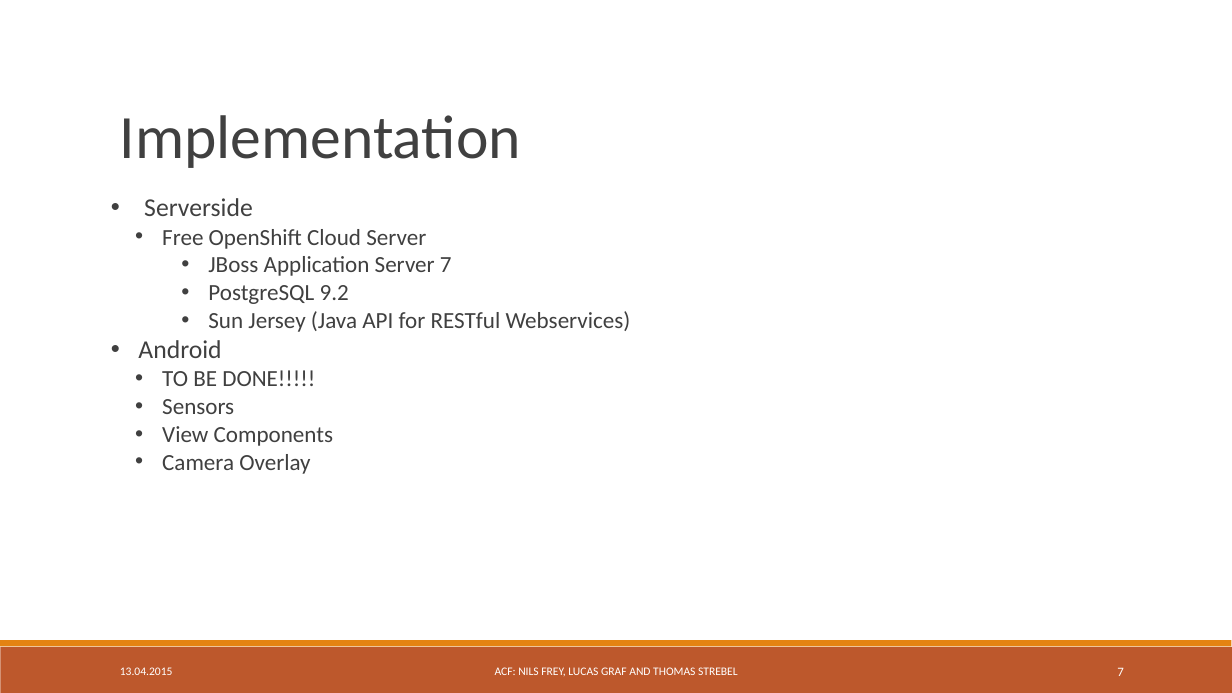
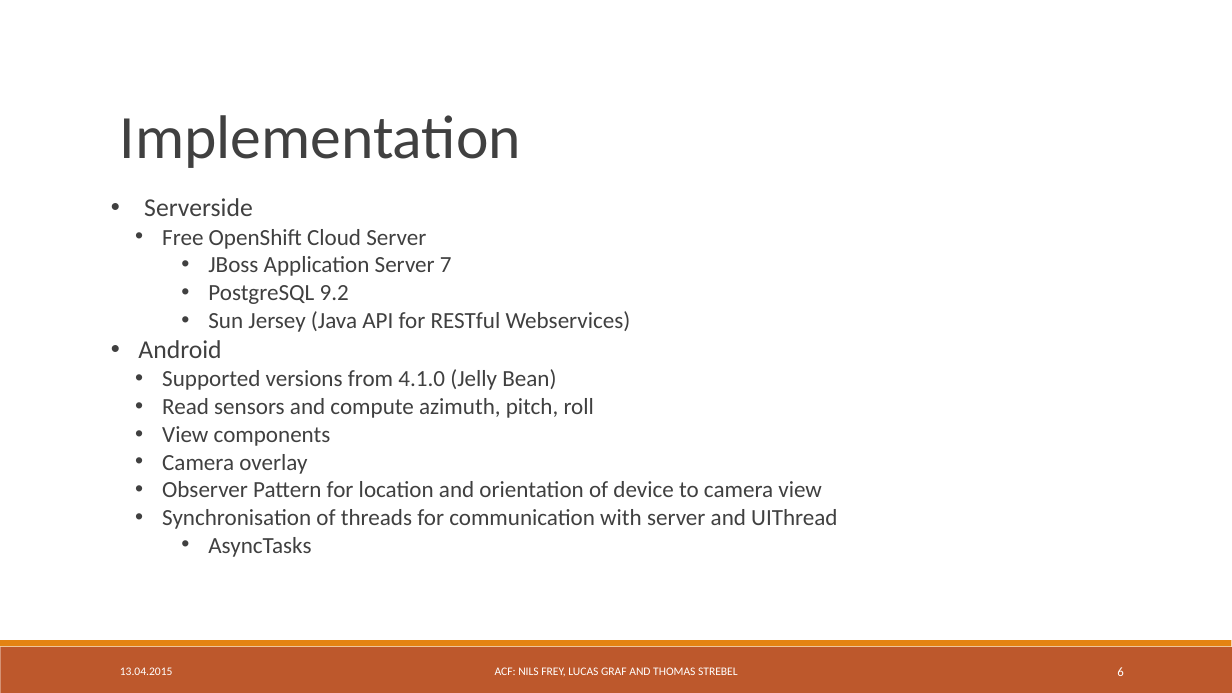
Before and after one commit to freyn42/TSM_MobOp, a slide deck: slide 6 of Presentation/TSM_MobOp Mini Project.ppt (slide 7 before the commit). Drawn at 1232x693 pixels with LibreOffice and Linux fonts; fonts in the diff are those of the drawing. Boxes give left, top, right and bottom in pixels: in the first picture for what was removed or moved away, otherwise in the second. Text is boxed around its words. In the diff, an @@ line names an element or a change of style, - is before the commit and + after.

```diff
--- a/Presentation/TSM_MobOp Mini Project.ppt
+++ b/Presentation/TSM_MobOp Mini Project.ppt
@@ text at (x1=162, y1=369, x2=837, y2=557): text changed @@
-  • TO BE DONE!!!!!
-  • Sensors
-  • View Components
-  • Camera Overlay
+  • Supported versions from 4.1.0 (Jelly Bean)
+  • Read sensors and compute azimuth, pitch, roll
+  • View components
+  • Camera overlay
+  • Observer Pattern for location and orientation of device to camera view
+  • Synchronisation of threads for communication with server and UIThread
+    • AsyncTasks
@@ page number at (x1=1117, y1=667, x2=1123, y2=676): text changed @@
-7
+6
```
Also in this commit, not shown: 4 other slides changed, 1 slide removed.
